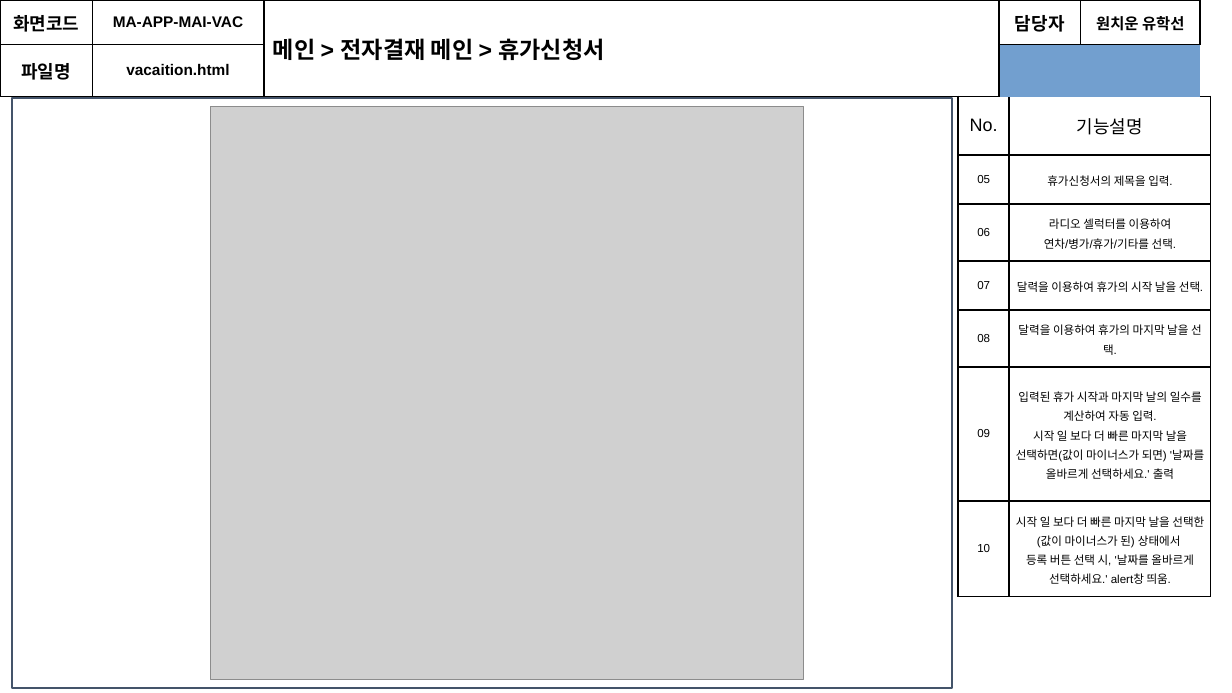
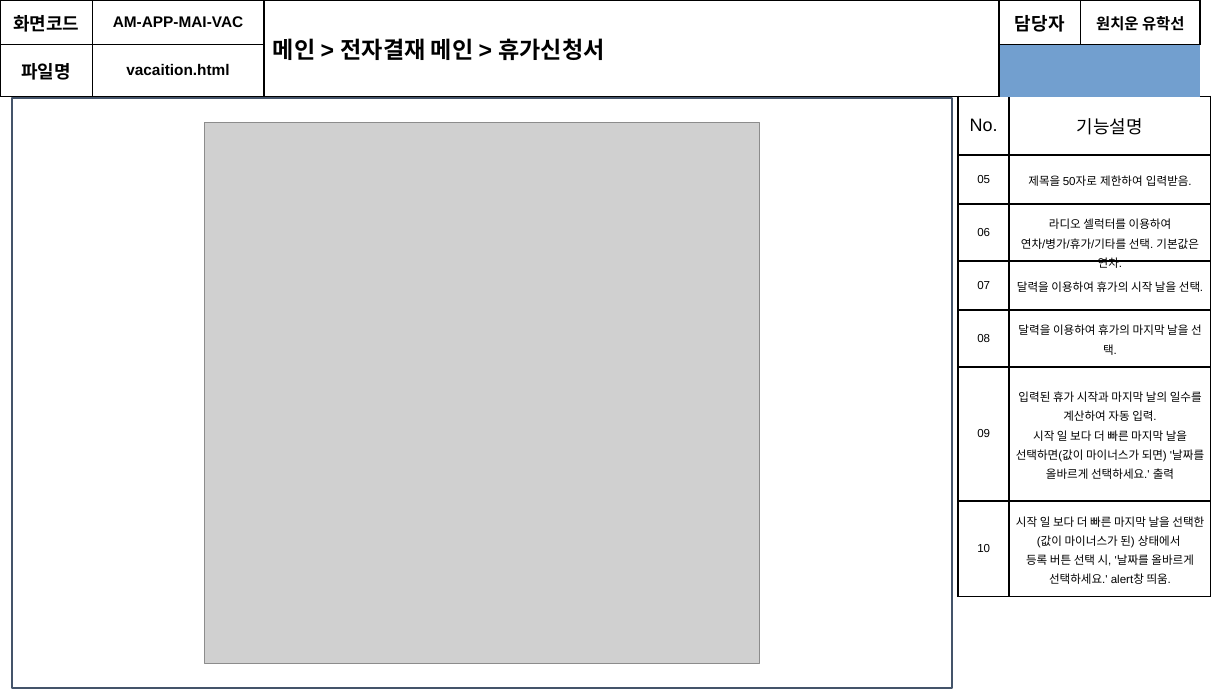
Before and after one commit to soulluna/-6th-_cosmo_1th_group, a slide deck: slide 19 of 포트폴리오 각종 서식/[6기]1조_화면설계서_V1.3.pptx. Drawn at 1232x693 pixels with LibreOffice and Linux fonts; fonts in the diff are those of the drawing; grey boxes stand for pictures. Boxes give left, top, right and bottom in pixels: in the first picture for what was removed or moved away, otherwise in the second. Text is boxed around its words. In the diff, an @@ line names an element or a change of style, - is before the commit and + after.

Commit message:
화면설계서, 기능정의서의 내 문서함 수정
AM-APP-MAI-05 추가함

```diff
--- a/포트폴리오 각종 서식/[6기]1조_화면설계서_V1.3.pptx
+++ b/포트폴리오 각종 서식/[6기]1조_화면설계서_V1.3.pptx
@@ table at [10,13,1210,93] @@
-row 1, column 2: MA-APP-MAI-VAC
+row 1, column 2: AM-APP-MAI-VAC
@@ table at [958,97,1211,588] @@
-row 2, column 2: 휴가신청서의 제목을 입력.
+row 2, column 2: 제목을 50자로 제한하여 입력받음.
-row 3, column 2: 라디오 셀럭터를 이용하여 연차/병가/휴가/기타를 선택.
+row 3, column 2: 라디오 셀럭터를 이용하여 연차/병가/휴가/기타를 선택. 기본값은 연차.
@@ picture: place and size @@
-picture at [211,106,804,679]
+picture at [205,122,760,663]
```
Also in this commit, not shown: 31 other slides changed, 1 other file.
